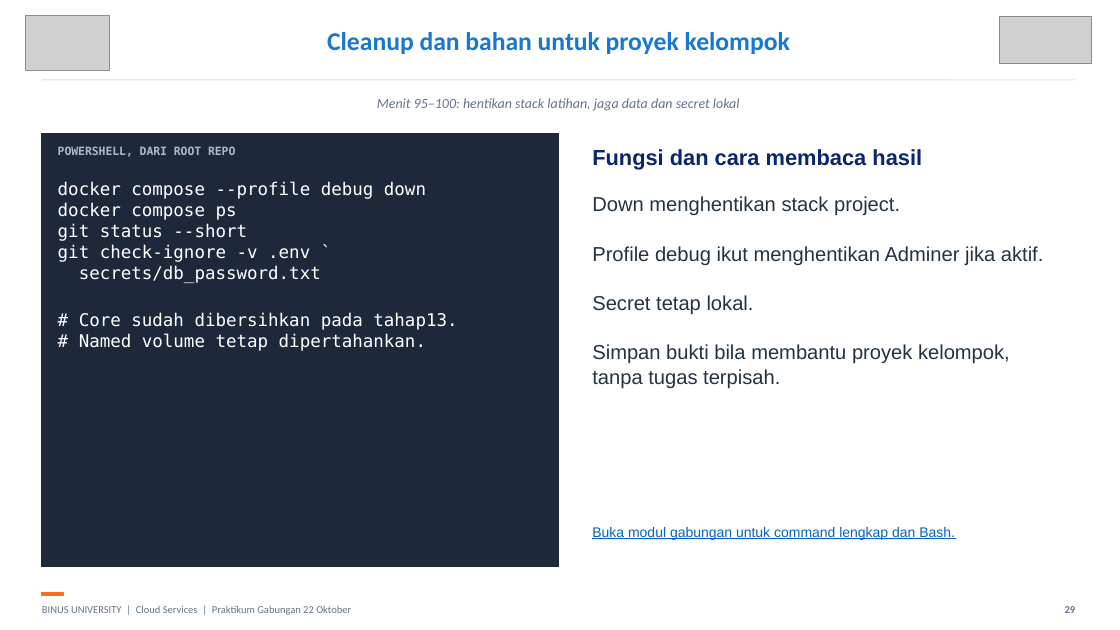
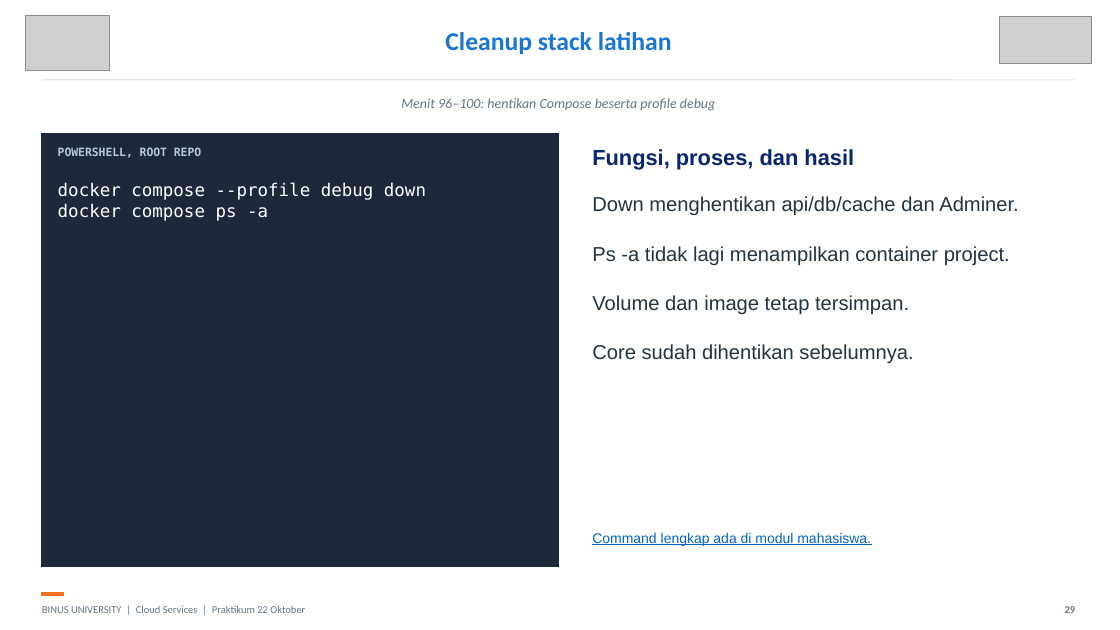
Before and after one commit to SeedFlora/meet6CloudService, a slide deck: slide 29 of slides/LAB_GABUNGAN_DOCKER_CORE_COMPOSE_22_OKTOBER.pptx. Drawn at 1120x630 pixels with LibreOffice and Linux fonts; fonts in the diff are those of the drawing; grey boxes stand for pictures. Boxes give left, top, right and bottom in pixels: in the first picture for what was removed or moved away, otherwise in the second. Text is boxed around its words. In the diff, an @@ line names an element or a change of style, - is before the commit and + after.

Commit message:
Make Core and Compose workshop linear, local, and ready for classroom use

```diff
--- a/slides/LAB_GABUNGAN_DOCKER_CORE_COMPOSE_22_OKTOBER.pptx
+++ b/slides/LAB_GABUNGAN_DOCKER_CORE_COMPOSE_22_OKTOBER.pptx
@@ text at (445, 32, 672, 54): text changed @@
-Cleanup dan bahan untuk proyek kelompok
+Cleanup stack latihan
@@ text at (401, 98, 715, 111): text changed @@
-Menit 95–100: hentikan stack latihan, jaga data dan secret lokal
+Menit 96–100: hentikan Compose beserta profile debug
@@ text at (58, 147, 201, 158): text changed; text colour #A8BAD1 to #B5C7DD @@
-POWERSHELL, DARI ROOT REPO
+POWERSHELL, ROOT REPO
@@ text at (592, 149, 854, 170): text changed @@
-Fungsi dan cara membaca hasil
+Fungsi, proses, dan hasil
@@ text at (58, 204, 268, 221): text changed @@
-docker compose ps
-git status --short
-git check-ignore -v .env `
-secrets/db_password.txt
-# Core sudah dibersihkan pada tahap13.
-# Named volume tetap dipertahankan.
+docker compose ps -a
@@ text at (592, 196, 1018, 363): text changed @@
-Down menghentikan stack project.
-Profile debug ikut menghentikan Adminer jika aktif.
-Secret tetap lokal.
-Simpan bukti bila membantu proyek kelompok, tanpa tugas terpisah.
+Down menghentikan api/db/cache dan Adminer.
+Ps -a tidak lagi menampilkan container project.
+Volume dan image tetap tersimpan.
+Core sudah dihentikan sebelumnya.
@@ text at (592, 533, 871, 546): text changed @@
-Buka modul gabungan untuk command lengkap dan Bash.
+Command lengkap ada di modul mahasiswa.
@@ text at (42, 605, 305, 613): text changed @@
-BINUS UNIVERSITY | Cloud Services | Praktikum Gabungan 22 Oktober
+BINUS UNIVERSITY | Cloud Services | Praktikum 22 Oktober
```
Also in this commit, not shown: 19 other slides changed, 10 slides added, 9 slides removed, 17 other files.
